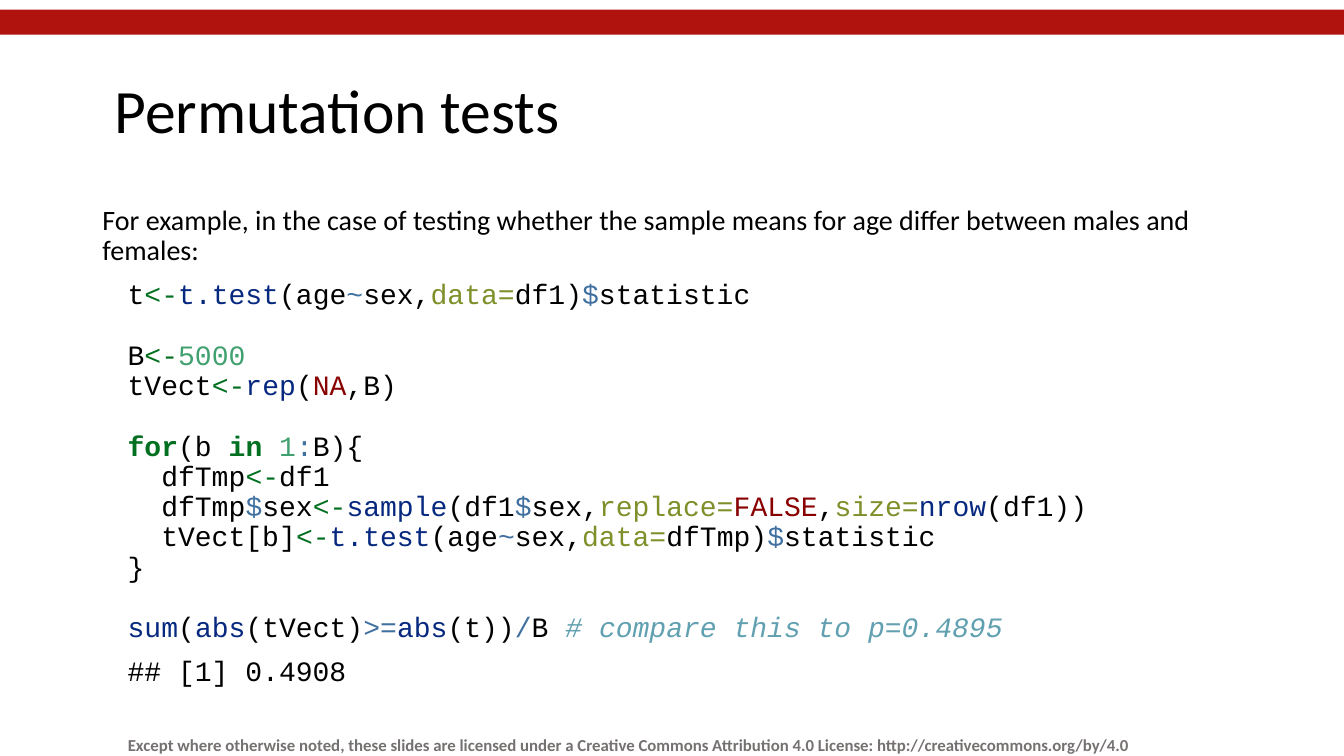
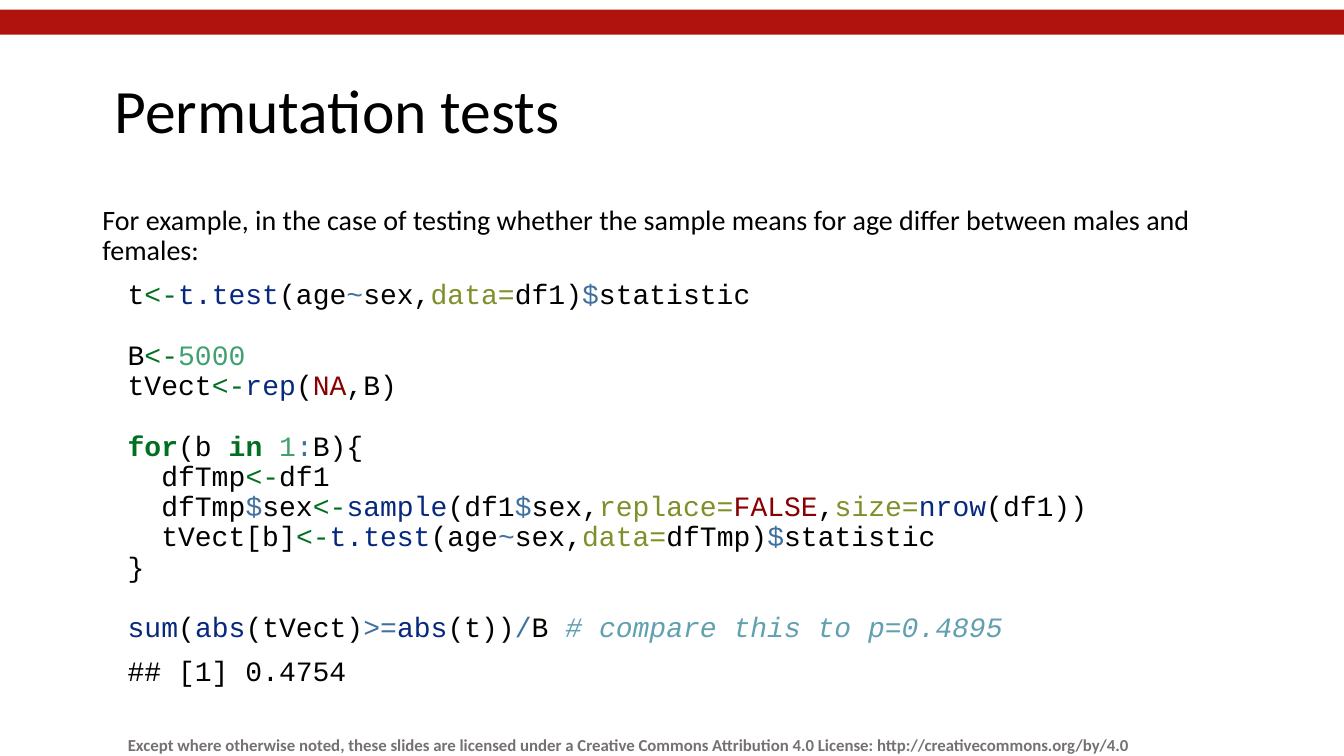
Before and after one commit to mlw-stats/R_And_Statistics_Training_2021, a slide deck: slide 64 of Session4/MLW_KUHeS_RandStatistics_Session4.pptx. Drawn at 1344x756 pixels with LibreOffice and Linux fonts; fonts in the diff are those of the drawing; background and template pictures are left out. Boxes give left, top, right and bottom in pixels: in the first picture for what was removed or moved away, otherwise in the second. Text is boxed around its words. In the diff, an @@ line names an element or a change of style, - is before the commit and + after.

```diff
--- a/Session4/MLW_KUHeS_RandStatistics_Session4.pptx
+++ b/Session4/MLW_KUHeS_RandStatistics_Session4.pptx
@@ text at box(178, 662, 346, 687): text changed @@
-## [1] 0.4908
+## [1] 0.4754
```
Also in this commit, not shown: 4 other slides changed.
